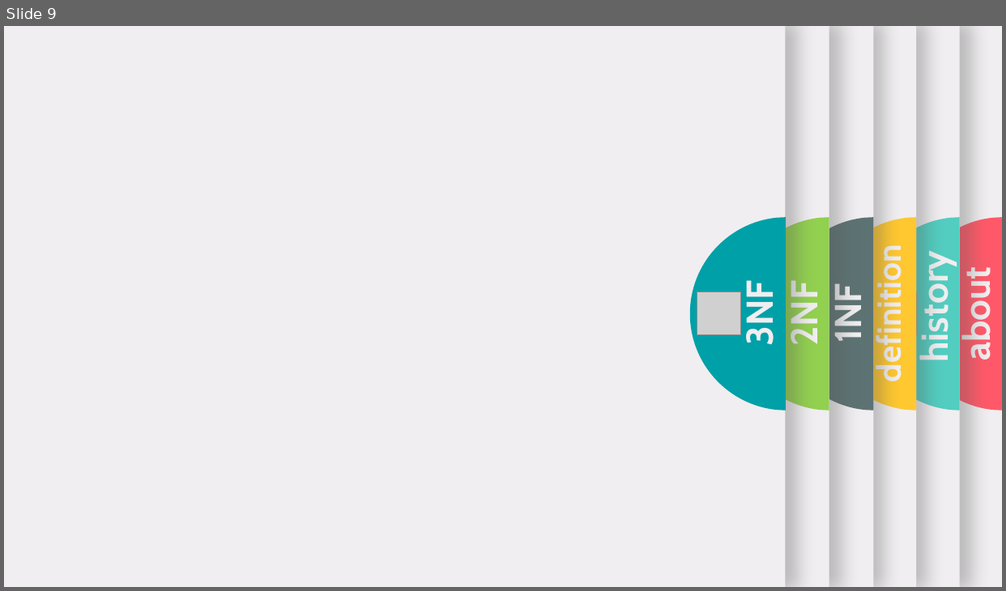
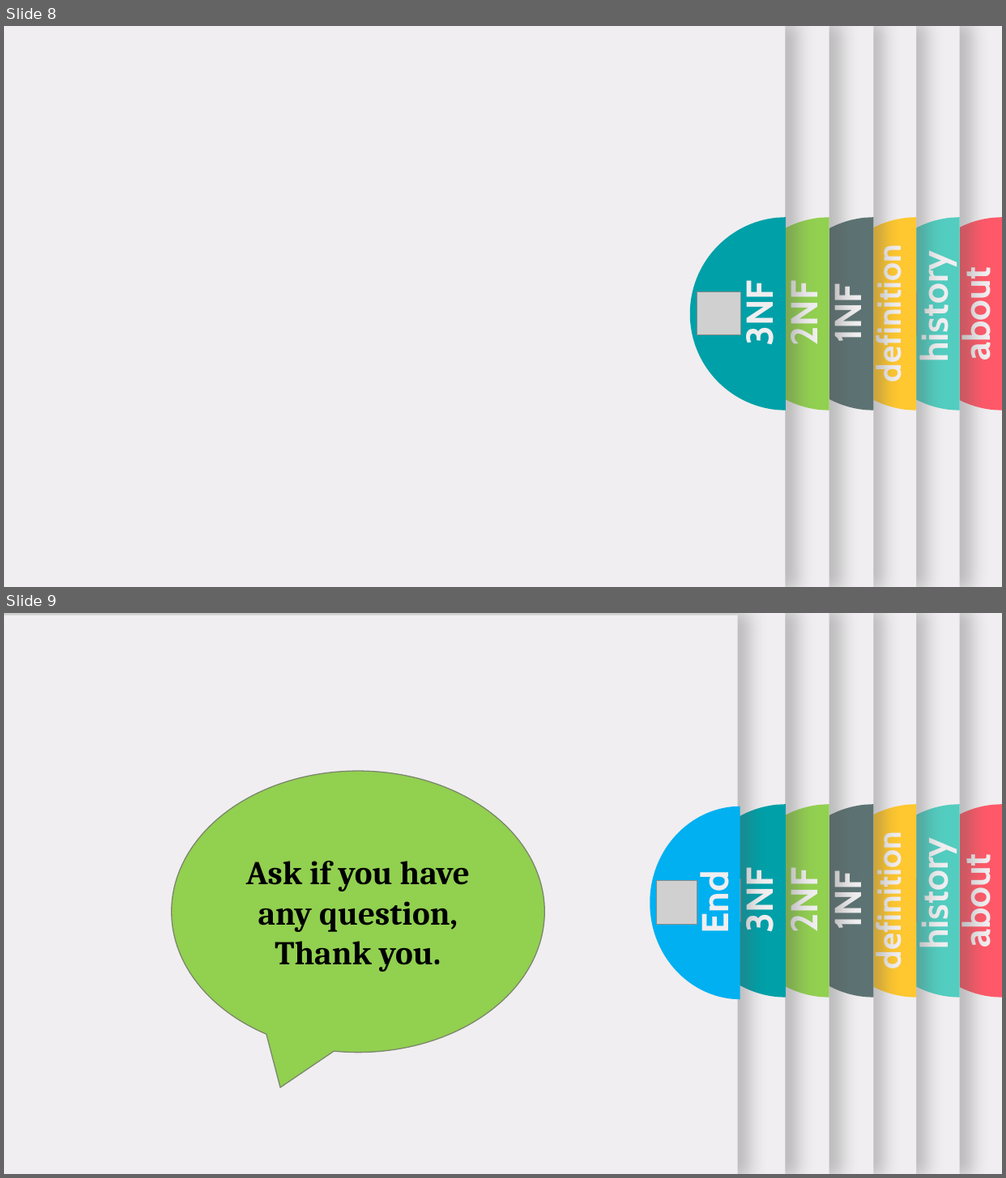
Before and after one commit to neamoth/DatabasePresentation, a slide deck: UltimateSleeping.pptx. Shown one above the other, each under a label of ours: slide 9 before the commit, slides 8 and 9 after it. The pictures are 1006x591 and 1006x1178 pixels, drawn with LibreOffice and Linux fonts; fonts in the diff are those of the drawing; grey boxes stand for pictures. Boxes give left, top, right and bottom in pixels: in the first picture for what was removed or moved away, otherwise in the second. Text is boxed around its words. In the diff, an @@ line names an element or a change of style, - is before the commit and + after.

```diff
--- a/UltimateSleeping.pptx
+++ b/UltimateSleeping.pptx
@@ slide 9 added at (4,613,1002,1174), background #F0EEF0 @@
@@ rectangle added at (4,613,1002,1174), fill #F0EEF0 @@
@@ rectangle added at (100,613,916,1174), fill #F0EEF0 @@
@@ speech bubble added at (172,771,544,1053), fill #92D050, outline #7A866C 1 pt, 32 pt, text #000000, bold @@
+Ask if you have any question,
+Thank you.
@@ freeform shape added at (820,805,917,998), fill #FFC730 @@
@@ freeform shape added at (907,805,1002,998), fill #FF5969 @@
@@ text added at (869,845,910,966), 32 pt, text #F0EEF0, bold @@
+definition
@@ group added at (4,613,786,1174): 1 rectangle, 1 freeform shape, 1 text, 1 picture @@
+3NF
@@ group added at (4,613,829,1174): 1 rectangle, 1 freeform shape, 1 text, 1 picture @@
+2NF
@@ group added at (90,613,874,1174): 1 rectangle, 1 freeform shape, 1 text, 1 picture @@
+1NF
@@ group added at (23,613,960,1174): 1 rectangle, 1 freeform shape, 1 text, 1 picture @@
+history
@@ text added at (954,862,999,946), 36 pt, text #F0EEF0, bold @@
+about
@@ group added at (4,615,740,1174): 1 rectangle, 1 freeform shape, 1 text, 1 picture @@
+End
@@ what was slide 9 is now slide 8 @@
```
Also in this commit, not shown: 6 slides changed, 1 slide removed, 1 other file.
